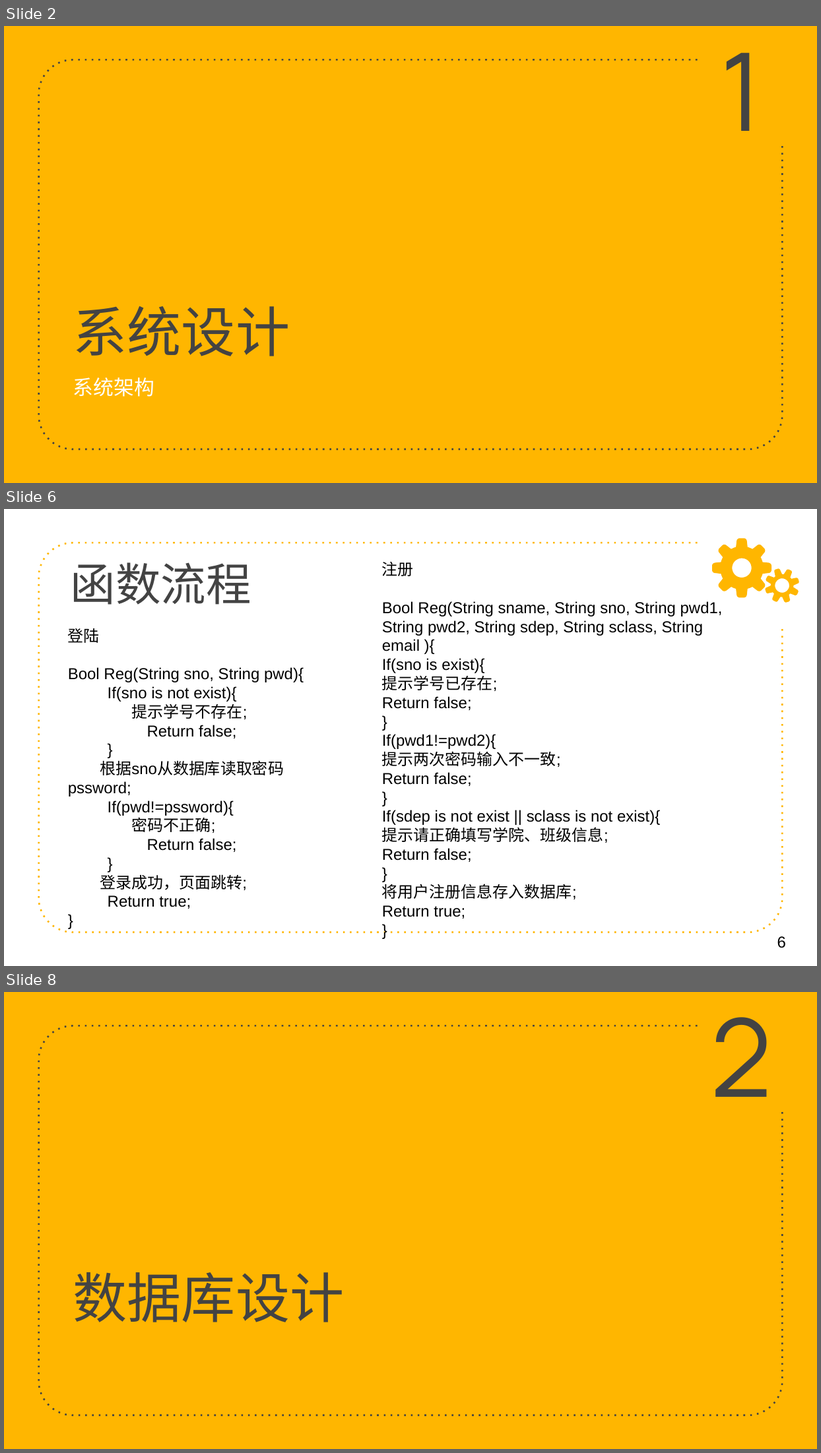
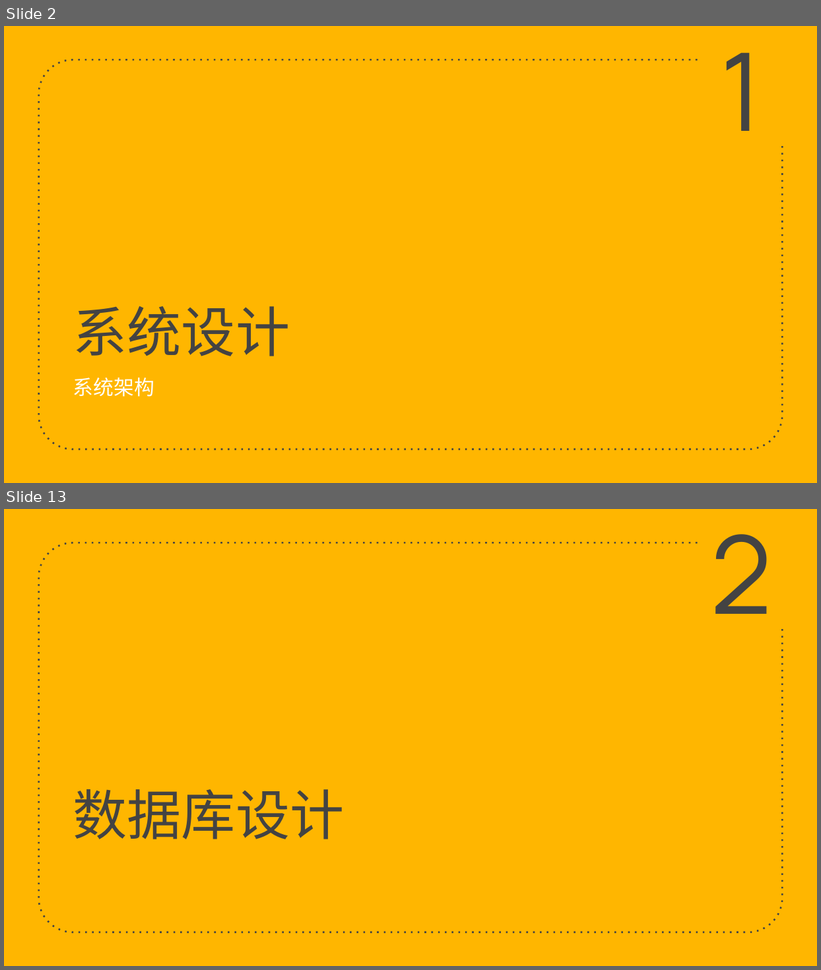
Before and after one commit to zeweidan/chicken_group_project, a slide deck: 技术实现.pptx. Shown one above the other, each under a label of ours: slides 2, 6 and 8 before the commit, slides 2 and 13 after it; the slides between them are not shown. The pictures are 821x1453 and 821x970 pixels, drawn with LibreOffice and Linux fonts; fonts in the diff are those of the drawing. Boxes give left, top, right and bottom in pixels: in the first picture for what was removed or moved away, otherwise in the second. Text is boxed around its words. In the diff, an @@ line names an element or a change of style, - is before the commit and + after.

```diff
--- a/技术实现.pptx
+++ b/技术实现.pptx
@@ slide 6 removed at box(4, 509, 817, 966), background #FFFFFF @@
@@ freeform shape removed at box(39, 543, 783, 933) @@
@@ freeform shape removed at box(712, 538, 772, 597) @@
@@ title removed at box(71, 562, 252, 605) @@
-函数流程
@@ text removed at box(382, 562, 723, 919) @@
-注册
-Bool Reg(String sname, String sno, String pwd1, String pwd2, String sdep, String sclass, String email ){
-If(sno is exist){
-提示学号已存在;
-Return false;
-}
-If(pwd1!=pwd2){
-提示两次密码输入不一致;
-Return false;
-}
-If(sdep is not exist || sclass is not exist){
-提示请正确填写学院、班级信息;
-Return false;
-}
-将用户注册信息存入数据库;
-Return true;
-}
@@ freeform shape removed at box(765, 568, 799, 603) @@
@@ text removed at box(68, 628, 304, 909) @@
-登陆
-Bool Reg(String sno, String pwd){
-If(sno is not exist){
-提示学号不存在;
-Return false;
-}
-根据sno从数据库读取密码pssword;
-If(pwd!=pssword){
-密码不正确;
-Return false;
-}
-登录成功，页面跳转;
-Return true;
-}
@@ page number removed at box(778, 937, 786, 949) @@
-6
@@ what was slide 8 is now slide 13 @@
```
Also in this commit, not shown: 4 slides changed, 12 slides added, 9 other slides removed.
